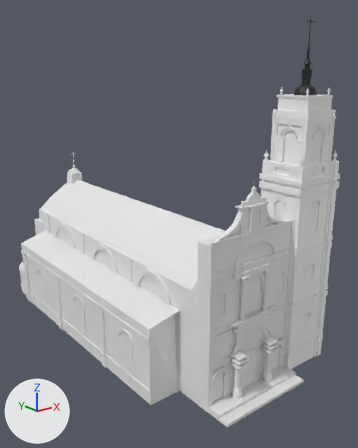
A saved change to the Blender file models/cathedral/cathedral.blend.
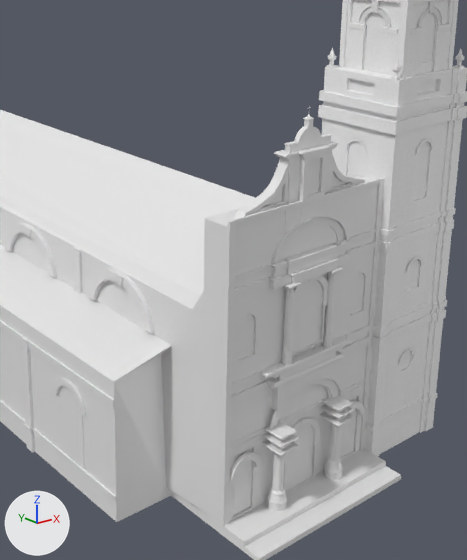
Old and new are each drawn whole from a camera (50 mm lens) standing at (-29.6, -41.8, 28.4) and looking at (3.2, -0.9, 12.1) and again close up on the part from 25% to 95% of the width and 28% to 95% of the height. The lights are fixed; the arrows at lower left show +X, +Y and +Z.

Script lines for the objects in view, before the commit:
```python
me_circle = bpy.data.meshes.new('Circle')
me_circle.from_pydata(...)  # 111 vertices, 73 faces; spans x -1.33..1.33, y -2.43..1.29, z -0.11..0.17
me_circle_001 = bpy.data.meshes.new('Circle.001')
me_circle_001.from_pydata(...)  # 106 vertices, 72 faces; spans x -1.54..1.54, y -3.62..1.54, z 0.0..0.57
me_circle_007 = bpy.data.meshes.new('Circle.007')
me_circle_007.from_pydata(...)  # 144 vertices, 86 faces; spans x -1.08..1.08, y -0.01..0.76, z -0.18..0.06
me_cube_002 = bpy.data.meshes.new('Cube.002')
me_cube_002.from_pydata(...)  # 807 vertices, 809 faces; spans x -1.26..1.26, y -2.06..1.26, z -1.39..3.17
ob_circle = bpy.data.objects.new('Circle', me_circle_001)
ob_circle.location = (3.71, -14.9, 2.91)
ob_circle.rotation_euler = (1.571, 0.0, 0.0)  # degrees (90, 0, 0)
ob_circle.scale = (0.621, 0.621, 0.621)
ob_circle_002 = bpy.data.objects.new('Circle.002', me_circle)
ob_circle_002.location = (0.01, -15.0, 2.99)
ob_circle_002.rotation_euler = (1.571, 0.0, 0.0)  # degrees (90, 0, 0)
ob_circle_005 = bpy.data.objects.new('Circle.005', me_circle_007)
ob_circle_005.location = (0.02, -15.04, 12.92)
ob_circle_005.rotation_euler = (1.571, 0.0, 0.0)  # degrees (90, 0, 0)
ob_circle_005.scale = (2.2, 2.2, 2.2)
ob_cube_001 = bpy.data.objects.new('Cube.001', me_cube_002)
ob_cube_001.location = (0.09, -14.54, 16.51)
ob_cube_001.scale = (1.36, 0.284, 1.0)
# also in view: 'Cube.003' at (0.1, -14.5, 16.4); 'Cube.005' at (7.6, -13.3, 13.5); 'Circle.001' at (-3.7, -15.1, 2.3); 'Circle.003' at (0.0, -15.1, 10.0); 'Cube' at (0.0, 1.7, 9.1)
```
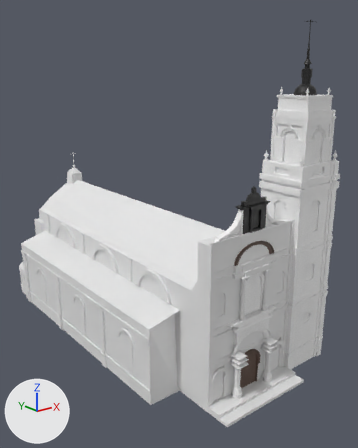
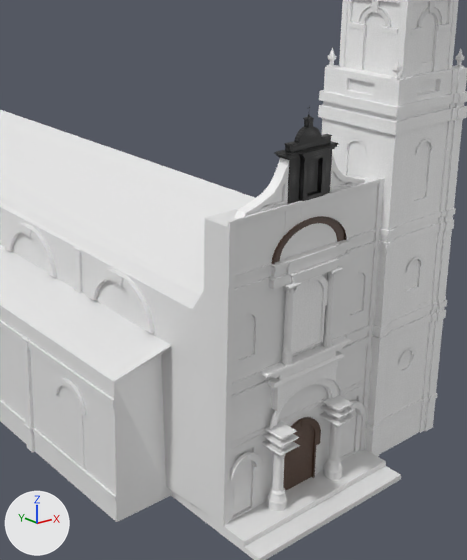
Location of each change, (x1, y1, x2, y2) in pixels of the close-ups (467 x 560 px; the box of a moved part takes in the faces that stretch with it):
part 1 of me_cube_002, recoloured (grey to black): (274, 105, 338, 204) in both
part 2 of me_circle_007, moved or reshaped: (272, 216, 346, 264) in both
part 3 of me_circle_007, recoloured: (272, 217, 344, 262) in both
part 4 of me_circle, cut back: before (311, 425, 316, 446); after (304, 419, 315, 478)
part 5 of me_circle, recoloured (grey to brown): (283, 417, 321, 493) in both

Diff of the bpy script that builds the scene:
```diff
--- a/models/cathedral/cathedral.blend.py
+++ b/models/cathedral/cathedral.blend.py
@@ img_metal_jpg @@
+img_metal_jpg = load_image('metal.jpg', 'tex_cathedral/metal.jpg', 614, 614, 'sRGB')
@@ mat_metal_jpg @@
+mat_metal_jpg = principled_material('metal.jpg')
+mat_metal_jpg.texture = img_metal_jpg
@@ me_cube_002 @@
 me_cube_002.from_pydata(...)  # 807 vertices, 809 faces; spans x -1.26..1.26, y -2.06..1.26, z -1.39..3.17
 # used by ob_cube_001; location = (0.09, -14.54, 16.51); scale = (1.36, 0.284, 1.0)
+# me_cube_002 part 1: 809 faces spanning x -1.26..1.26, y -2.06..1.26, z -1.39..3.17 switch from no material to mat_black_maetal_jpg (picture img_black_maetal_jpg)
@@ me_circle_007 @@
 me_circle_007.from_pydata(...)  # 144 vertices, 86 faces; spans x -1.08..1.08, y -0.01..0.76, z -0.18..0.06
 # used by ob_circle_005; location = (0.02, -15.04, 12.92); rotation_euler = (1.571, 0.0, 0.0), in degrees (90, 0, 0); scale = (2.2, 2.2, 2.2)
+# me_circle_007 part 2
+# 32 faces are deleted
+# 32 new faces join them
+# me_circle_007 part 3: 86 faces spanning x -1.08..1.08, y -0.01..0.76, z -0.18..0.06 switch from no material to mat_metal_jpg (picture img_metal_jpg)
@@ me_circle @@
 # used by ob_circle_002; location = (0.01, -15.0, 2.99); rotation_euler = (1.571, 0.0, 0.0), in degrees (90, 0, 0)
-me_circle.from_pydata(...)  # 111 vertices, 73 faces; spans x -1.33..1.33, y -2.43..1.29, z -0.11..0.17
+me_circle.from_pydata(...)  # 145 vertices, 77 faces; spans x -1.33..1.33, y -2.43..1.29, z -0.11..0.17
+# me_circle part 4
+# 16 faces are deleted
+# 4 new faces join them
+# me_circle part 5: 57 faces spanning x -1.33..1.33, y -2.43..1.29, z -0.11..0.17 switch from no material to mat_metal_jpg (picture img_metal_jpg)
```
